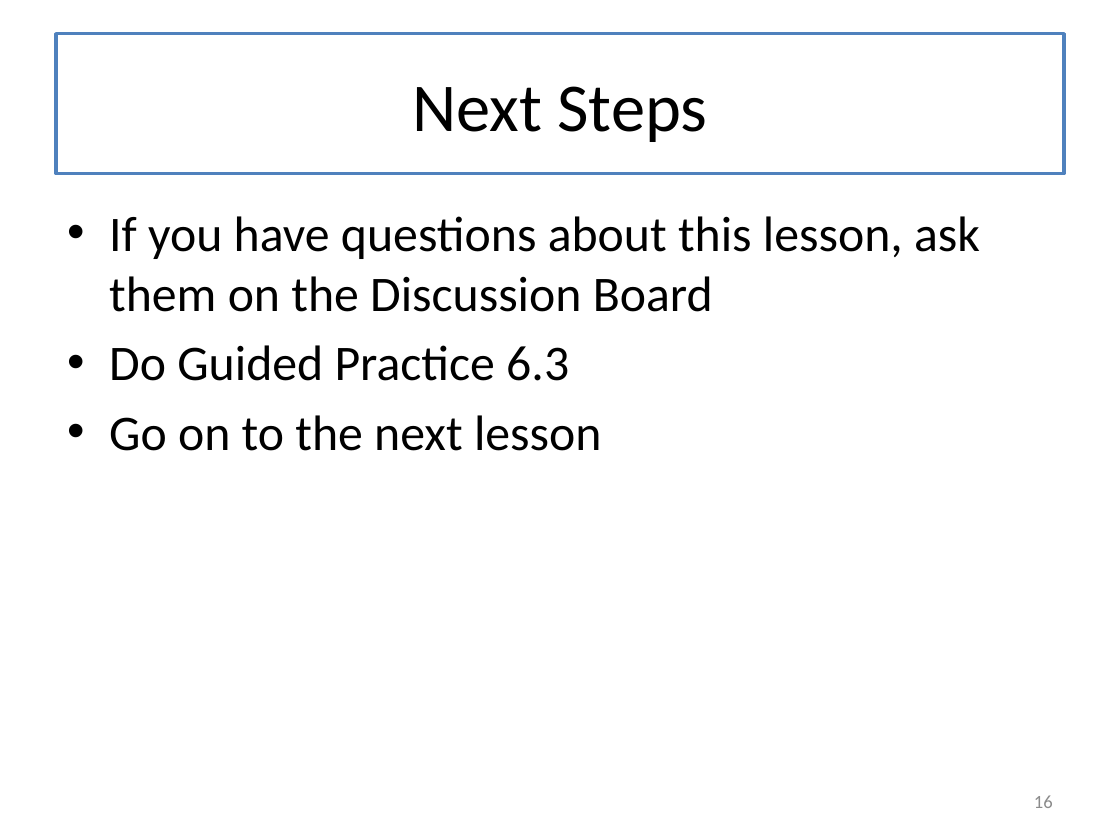
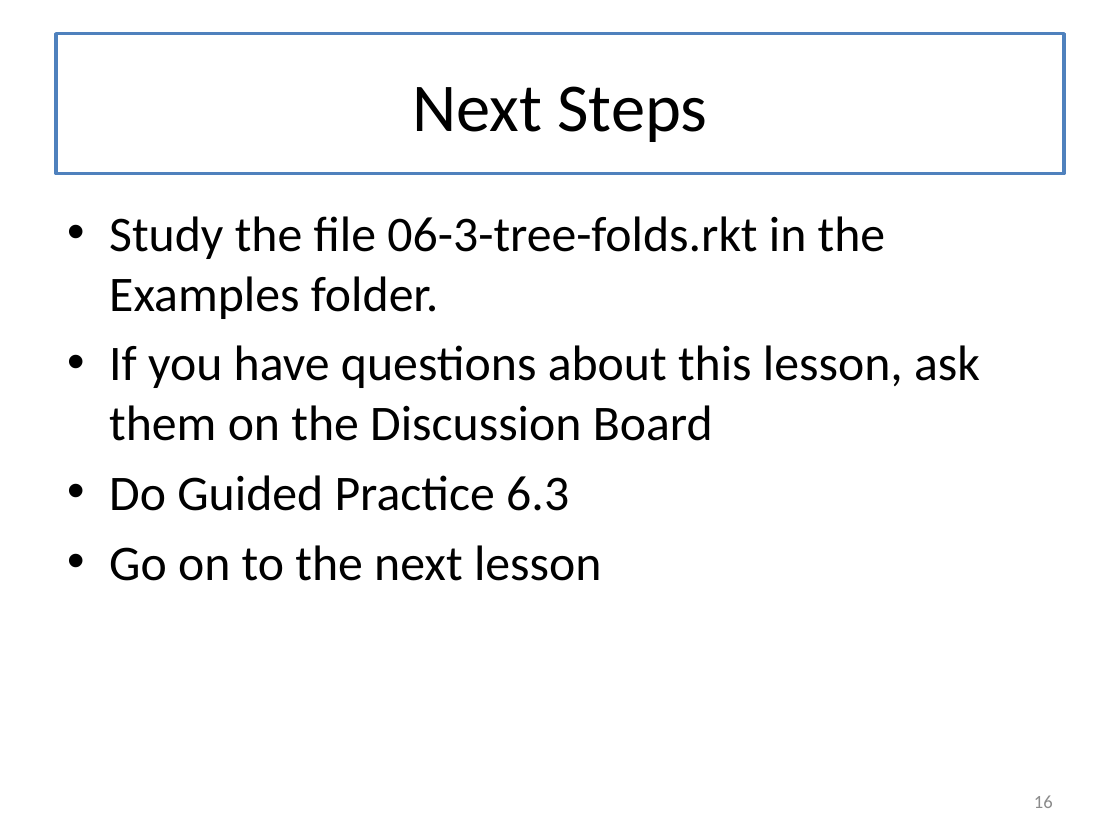
Before and after one commit to mwand/cs5010f16, a slide deck: slide 16 of Slides/Lesson 6.3 From Templates to Folds.pptx. Drawn at 1120x840 pixels with LibreOffice and Linux fonts; fonts in the diff are those of the drawing. Boxes give left, top, right and bottom in pixels: in the first picture for what was removed or moved away, otherwise in the second. Text is boxed around its words. In the diff, an @@ line names an element or a change of style, - is before the commit and + after.

```diff
--- a/Slides/Lesson 6.3 From Templates to Folds.pptx
+++ b/Slides/Lesson 6.3 From Templates to Folds.pptx
@@ text at [109, 216, 886, 319]: paragraph added @@
+• Study the file 06-3-tree-folds.rkt in the Examples folder.
```
Also in this commit, not shown: 8 other slides changed, 5 other files.
